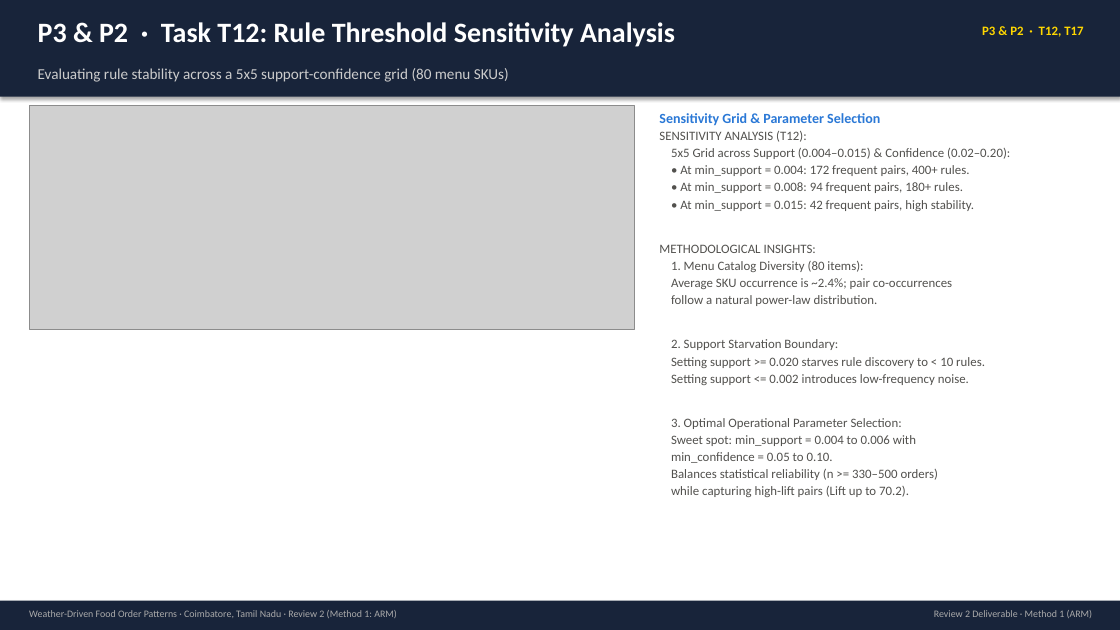
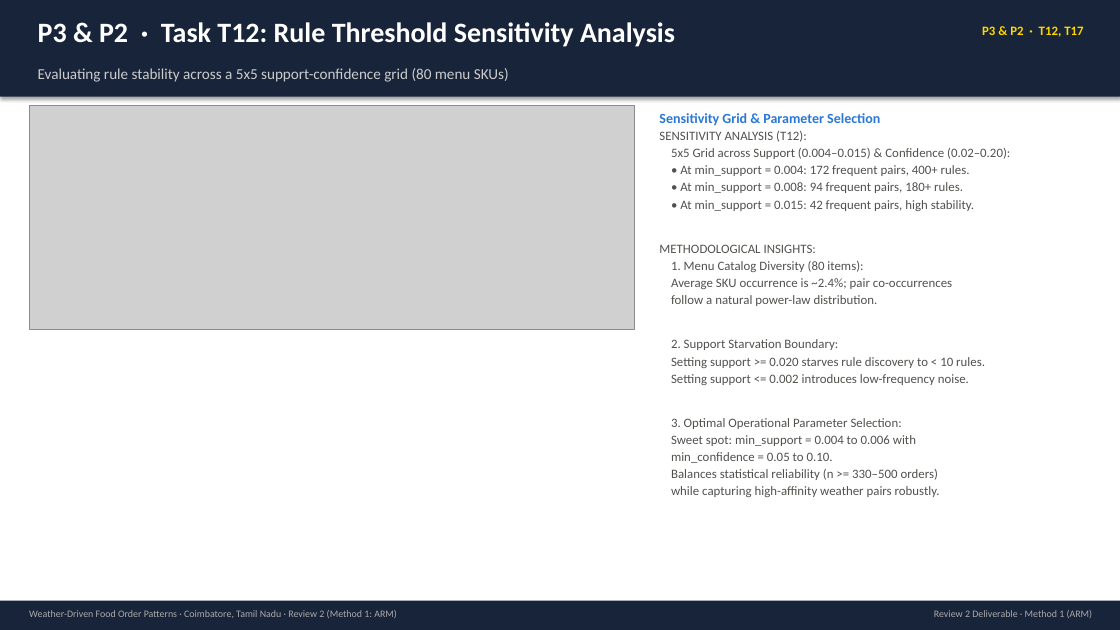
Before and after one commit to priyagarnet20-ops/weather-food-orders, a slide deck: slide 2 of slides/review2/review2_arm_deck.pptx. Drawn at 1120x630 pixels with LibreOffice and Linux fonts; fonts in the diff are those of the drawing; grey boxes stand for pictures. Boxes give left, top, right and bottom in pixels: in the first picture for what was removed or moved away, otherwise in the second. Text is boxed around its words. In the diff, an @@ line names an element or a change of style, - is before the commit and + after.

```diff
--- a/slides/review2/review2_arm_deck.pptx
+++ b/slides/review2/review2_arm_deck.pptx
@@ text at [671, 486, 940, 497]: text changed @@
-while capturing high-lift pairs (Lift up to 70.2).
+while capturing high-affinity weather pairs robustly.
```
Also in this commit, not shown: 2 other slides changed, 1 other file.
